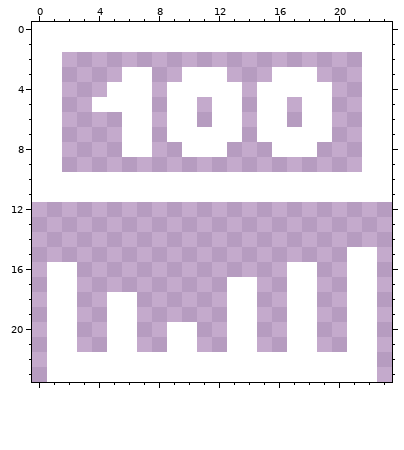
Two versions of one pixel-art file, assets/icons/angelus2010/HUDBottom/ang-finances.aseprite. That is the earlier state.
24x24 pixels, 1 frame.
The same view after the edit:
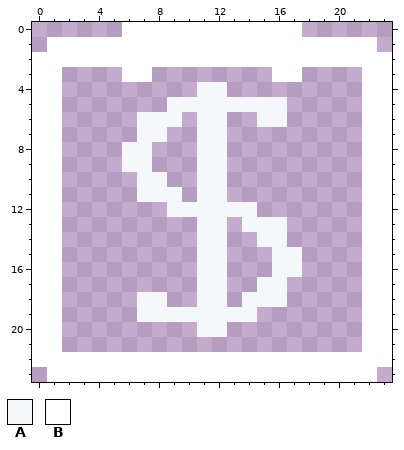
Palette (. is transparent): A #f5f8fa  B #ffffff
The edit:
@@ x 0..23 @@
- 0 BBBBBBBBBBBBBBBBBBBBBBBB
- 1 BBBBBBBBBBBBBBBBBBBBBBBB
- 2 BB....................BB
- 3 BB....BB..BBB...BBB...BB
- 4 BB...BBB.BBBBB.BBBBB..BB
- 5 BB..BBBB.BB.BB.BB.BB..BB
- 6 BB....BB.BB.BB.BB.BB..BB
- 7 BB....BB.BBBBB.BBBBB..BB
- 8 BB....BB..BBB...BBB...BB
- 9 BB....................BB
-10 BBBBBBBBBBBBBBBBBBBBBBBB
-11 BBBBBBBBBBBBBBBBBBBBBBBB
-12 ........................
-13 ........................
-14 ........................
-15 .....................BB.
-16 .BB..............BB..BB.
-17 .BB..........BB..BB..BB.
-18 .BB..BB......BB..BB..BB.
-19 .BB..BB......BB..BB..BB.
-20 .BB..BB..BB..BB..BB..BB.
-21 .BB..BB..BB..BB..BB..BB.
-22 .BBBBBBBBBBBBBBBBBBBBBB.
+ 0 ......BBBBBBBBBBBB......
+ 1 .BBBBBBBBBBBBBBBBBBBBBB.
+ 2 BBBBBBBBBBBBBBBBBBBBBBBB
+ 3 BB....BB........BB....BB
+ 4 BB.........AA.........BB
+ 5 BB.......AAAAAAAA.....BB
+ 6 BB.....AAA.AA..AA.....BB
+ 7 BB.....AA..AA.........BB
+ 8 BB....AA...AA.........BB
+ 9 BB....AA...AA.........BB
+10 BB.....AA..AA.........BB
+11 BB.....AAA.AA.........BB
+12 BB.......AAAAAA.......BB
+13 BB.........AA.AAA.....BB
+14 BB.........AA..AA.....BB
+15 BB.........AA...AA....BB
+16 BB.........AA...AA....BB
+17 BB.........AA..AA.....BB
+18 BB.....AA..AA.AAA.....BB
+19 BB.....AAAAAAAA.......BB
+20 BB.........AA.........BB
+21 BB....................BB
+22 BBBBBBBBBBBBBBBBBBBBBBBB
 23 .BBBBBBBBBBBBBBBBBBBBBB.
Where, in picture pixels (left, top, right, bottom), the same in both pictures:
changed: (32, 22, 392, 367)
